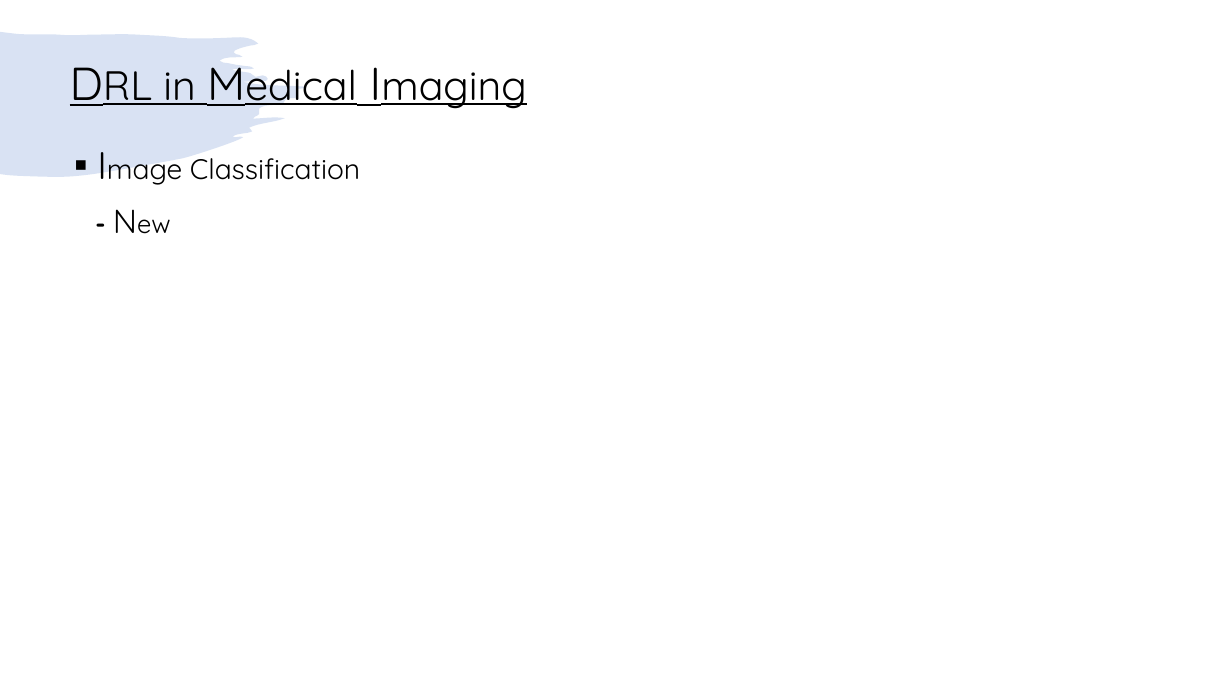
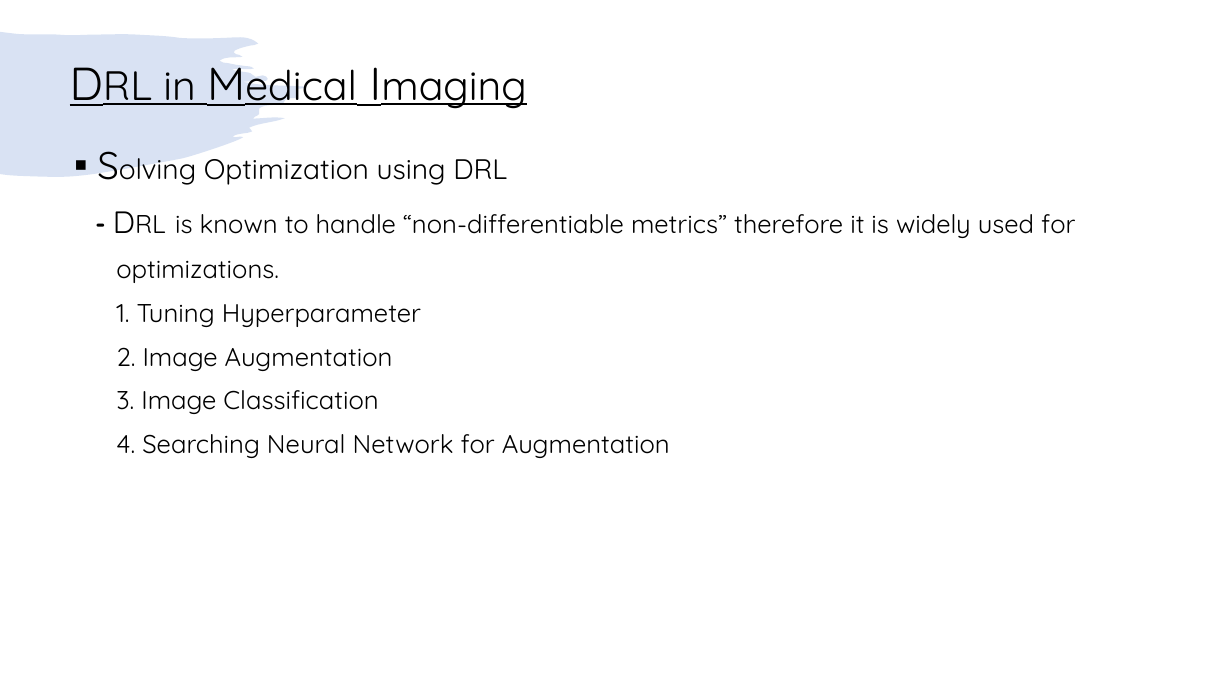
Before and after one commit to jocelynbaduria/cmpe-258_Deep-Learning, a slide deck: slide 33 of Short Story/Jocelyn_Baduria_DRL_Imaging_Literature_Review.pptx. Drawn at 1232x693 pixels with LibreOffice and Linux fonts; fonts in the diff are those of the drawing. Boxes give left, top, right and bottom in pixels: in the first picture for what was removed or moved away, otherwise in the second. Text is boxed around its words. In the diff, an @@ line names an element or a change of style, - is before the commit and + after.

```diff
--- a/Short Story/Jocelyn_Baduria_DRL_Imaging_Literature_Review.pptx
+++ b/Short Story/Jocelyn_Baduria_DRL_Imaging_Literature_Review.pptx
@@ text at box(116, 159, 1075, 458): text changed; size 22 to 20 pt @@
-▪ Image Classification
-- New
+▪ Solving Optimization using DRL
+- DRL is known to handle “non-differentiable metrics” therefore it is widely used for
+optimizations.
+1. Tuning Hyperparameter
+2. Image Augmentation
+3. Image Classification
+4. Searching Neural Network for Augmentation
```
Also in this commit, not shown: 9 other slides changed, 3 slides added, 2 slides removed.
